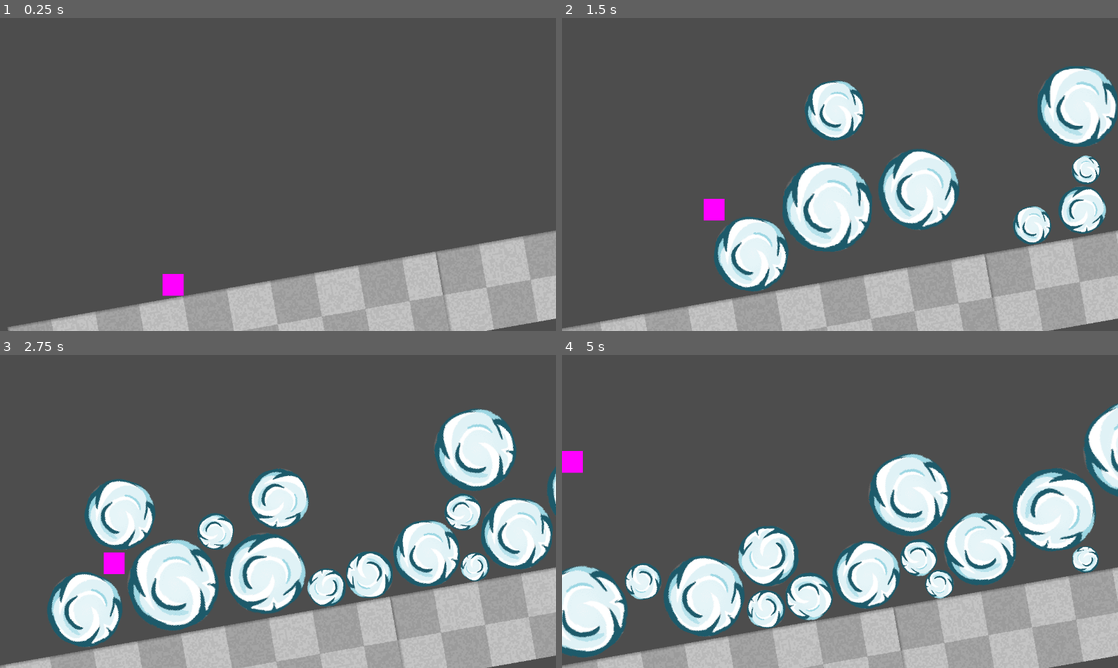
Above: before the commit, frames 1-4 (two rows, left to right).
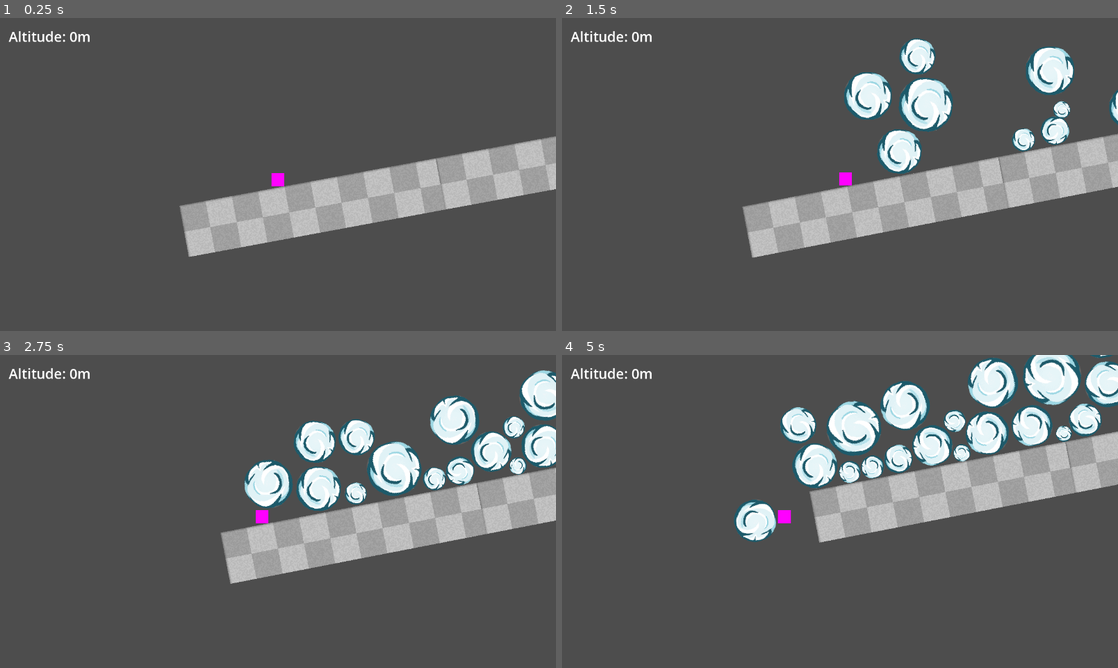
Above: after the commit, the same moments.

Repository: ashleyrevlett/avalanche
Game: Godot game, scene res://scene.tscn
Two runs of this game, one before a commit and one after it. Both use one fixed random seed, a clock stepped at 60 frames per second and the inputs below.
Inputs:
- Up to frame 1 (0.25 s): no input
- Up to frame 2 (1.5 s): hold D (right) 0.53-1.28 s; tap Space (jump) at 0.77 s; hold A (left) from 1.28 s (still down)
- Up to frame 3 (2.75 s): tap Space (jump) at 1.52 s; release A (left) at 2.03 s; hold D (right) from 2.03 s (still down)
- Up to frame 4 (5 s): tap Space (jump) at 3.02, 3.77, 4.52 s; release D (right) at 3.53 s; hold A (left) from 3.53 s (still down)

The runs differ from the first frame. In frame 1, 28% of the frame differs, in the area x 1-100%, y 4-100%; in frame 2, 42%; in frame 3, 52%; in frame 4, 56%, in the area x 0-100%, y 0-100%.

Commit message:
Rework camera behavior

Diff:
--- a/scene.tscn
+++ b/scene.tscn
@@ -1,10 +1,9 @@
-[gd_scene load_steps=13 format=3 uid="uid://1i0se866c1tg"]
+[gd_scene load_steps=12 format=3 uid="uid://1i0se866c1tg"]
 
 [ext_resource type="Script" path="res://scripts/game.gd" id="1_8h2uv"]
 [ext_resource type="Texture2D" uid="uid://dhd7xyrddhrll" path="res://assets/l0_bg_1.png" id="1_8vm77"]
 [ext_resource type="Script" path="res://scripts/character.gd" id="1_elf0q"]
 [ext_resource type="Texture2D" uid="uid://b0k4oy3v10kqa" path="res://assets/l1_bg_1.png" id="1_qo76c"]
-[ext_resource type="Script" path="res://scripts/camera.gd" id="3_s3w6k"]
 [ext_resource type="PackedScene" uid="uid://ckdduyp6itwn5" path="res://spawner.tscn" id="5_akxtr"]
 [ext_resource type="PackedScene" uid="uid://b8wcb1enfr6ee" path="res://ground.tscn" id="8_spv53"]
 [ext_resource type="Script" path="res://scripts/terrain.gd" id="8_tujsh"]
@@ -48,7 +47,17 @@
 
 [node name="Camera2D" type="Camera2D" parent="."]
 unique_name_in_owner = true
-script = ExtResource("3_s3w6k")
+position = Vector2(-241, 125)
+scale = Vector2(0.993246, 1)
+offset = Vector2(2.08165e-12, 100)
+zoom = Vector2(0.6, 0.6)
+limit_left = -2000
+limit_bottom = 2000
+limit_smoothed = true
+drag_horizontal_enabled = true
+drag_vertical_enabled = true
+editor_draw_limits = true
+editor_draw_drag_margin = true
 
 [node name="Character" type="CharacterBody2D" parent="."]
 unique_name_in_owner = true
@@ -56,6 +65,8 @@
 scale = Vector2(0.993246, 1)
 collision_layer = 2
 floor_stop_on_slope = false
+floor_block_on_wall = false
+floor_max_angle = 1.5708
 script = ExtResource("1_elf0q")
 speed = 700
 jump_speed = -1500
@@ -82,6 +93,9 @@
 [node name="VisibleOnScreenNotifier2D" type="VisibleOnScreenNotifier2D" parent="Character"]
 unique_name_in_owner = true
 
+[node name="RemoteTransform2D" type="RemoteTransform2D" parent="Character"]
+remote_path = NodePath("../../Camera2D")
+
 [node name="Terrain" type="Node2D" parent="."]
 position = Vector2(0, -33)
 script = ExtResource("8_tujsh")
@@ -104,7 +118,8 @@
 grow_vertical = 2
 theme_override_constants/separation = 20
 
-[node name="Label" type="Label" parent="GameOverUI/VBoxContainer"]
+[node name="GameOverLabel" type="Label" parent="GameOverUI/VBoxContainer"]
+unique_name_in_owner = true
 layout_mode = 2
 theme_override_font_sizes/font_size = 48
 text = "Game Over"
@@ -120,6 +135,20 @@
 script = ExtResource("8_w8tsw")
 spawner_scene = ExtResource("5_akxtr")
 
+[node name="ScoreUI" type="CanvasLayer" parent="."]
+
+[node name="MarginContainer" type="MarginContainer" parent="ScoreUI"]
+offset_right = 40.0
+offset_bottom = 40.0
+theme_override_constants/margin_left = 20
+theme_override_constants/margin_top = 20
+
+[node name="ScoreLabel" type="Label" parent="ScoreUI/MarginContainer"]
+unique_name_in_owner = true
+layout_mode = 2
+theme_override_font_sizes/font_size = 32
+text = "Altitude: 0"
+
 [connection signal="body_entered" from="Character/GroundDetector" to="Character" method="_on_ground_detector_body_entered"]
 [connection signal="screen_entered" from="Character/VisibleOnScreenNotifier2D" to="Character" method="_on_screen_entered"]
 [connection signal="screen_exited" from="Character/VisibleOnScreenNotifier2D" to="Character" method="_on_screen_exited"]
--- a/scripts/game.gd
+++ b/scripts/game.gd
@@ -1,5 +1,10 @@
 extends Node2D
 
+
+@onready var camera = %Camera2D
+@onready var score_label = %ScoreLabel
+
+var altitude: float
 
 # Called when the node enters the scene tree for the first time.
 func _ready():
@@ -12,9 +17,15 @@
 
 func _on_game_over():
 	print("Game over!")
+	%GameOverLabel.text = "Game Over!\n Final Altitude: %s" % altitude
 	%GameOverUI.show()
 	get_tree().paused = true
 
 
 func _restart_game():
 	var _reload = get_tree().reload_current_scene()
+
+
+func _process(delta):
+	altitude = max(0, camera.position.y / 20 * -1)
+	score_label.text = "Altitude: %sm" % floor(altitude)
--- a/scripts/spawner_system.gd
+++ b/scripts/spawner_system.gd
@@ -10,7 +10,7 @@
 
 func _ready():
 	camera_size = get_viewport_rect().size # * camera.zoom
-	for x in range(1, 4):
+	for x in range(1, 8):
 		_spawn()
 
 
--- a/scripts/terrain.gd
+++ b/scripts/terrain.gd
@@ -15,7 +15,7 @@
 func _ready():
 	camera_size = get_viewport_rect().size # * camera.zoom
 	rotation_degrees = angle
-	for x in range(1, 4):
+	for x in range(1, 8):
 		_spawn_ground()
 
 
@@ -36,10 +36,18 @@
 func _process(delta):
 	# when the first ground goes offscreen, remove it and add a new one
 	# get global pos of instance, compare to camera rect
+	var camera_rect = Rect2(camera.get_screen_center_position() - camera_size / 2, camera_size)
+
 	if (ground_objects.size() > 0):
 		var first_pos = ground_objects[0].global_position
-		var camera_rect = Rect2(camera.get_screen_center_position() - camera_size / 2, camera_size)
-		if (first_pos.x + ground_width/2 < camera_rect.position.x - ground_width/2):
+		if (first_pos.x + ground_width/2 < camera_rect.position.x - ground_width*2):
 			var instance = ground_objects.pop_front()
 			instance.queue_free()
 			_spawn_ground()
+
+		var last_pos = ground_objects[-1].global_position
+		var angle_modifier = deg_to_rad(floor(last_pos.y / 10000))
+		var new_rad = deg_to_rad(angle) + angle_modifier
+		var new_rot = lerp_angle(rotation, new_rad, 2.5 * delta)
+		print("angle_modifier:", angle_modifier, new_rot)
+		rotation = new_rot
